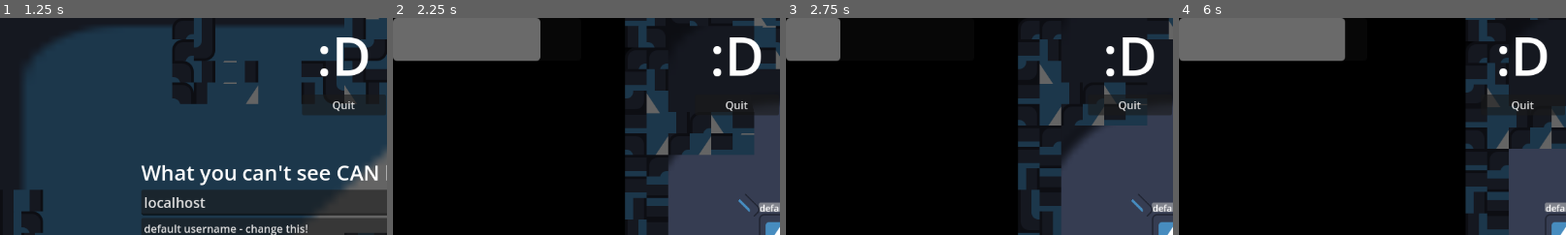
Above: before the commit, frames 1-4 (left to right).
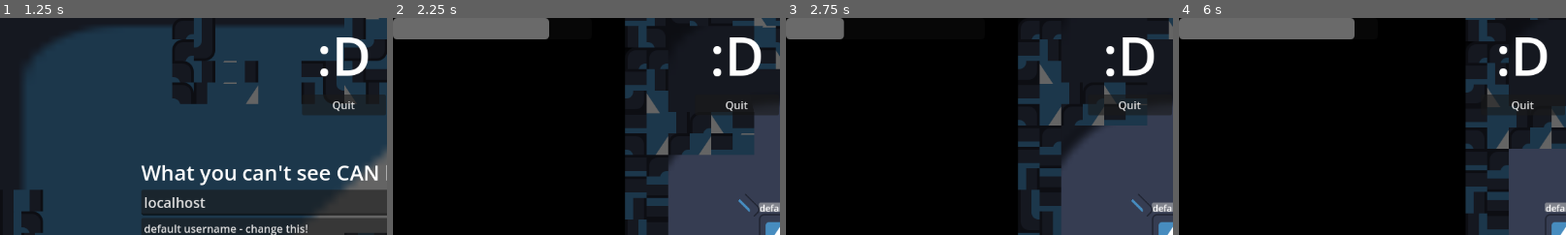
Above: after the commit, the same moments.

Repository: thelegendofmario/wycschy
Game: Godot game, scene res://main.tscn
Same seed, same stepped clock (60 frames per second), same inputs: the game is played once before the commit and once after it. The engine's default icon, where the game draws it, is replaced by a stand-in: a white triangle on a blue panel in a dark square.
Inputs (mouse positions are % of the whole screen's width and height, from its top left):
- Up to frame 1 (1.25 s): tap Enter at 0.5 s; move the mouse to (72, 45) at 0.52 s; hold D (right) from 0.53 s (still down); tap Space (teleport) at 0.6 s
- Up to frame 2 (2.25 s): release D (right) at 1.25 s; click "Host" at 1.25 s; tap Space (teleport) at 2 s; move the mouse to (42, 35) at 2.02 s; hold S (down) from 2.03 s (still down); click (42, 35) at 2.1 s
- Up to frame 3 (2.75 s): keep holding S (down); tap Space (teleport) at 2.3 s
- Up to frame 4 (6 s): move the mouse to (58, 25) at 2.77 s; release S (down) at 2.78 s; hold D (right) 2.78-3.53 s; tap Space (teleport) at 2.85, 3.6, 4.55, 5.1, 5.85 s; move the mouse to (45, 70) at 3.52 s; hold W (up) 3.53-4.28 s; move the mouse to (80, 65) at 4.27 s; hold A (left) 4.28-5.78 s; click (80, 65) at 4.35 s; tap Tab (seeScores) at 4.9 s; move the mouse to (20, 35) at 5.02 s; tap Enter at 5.75 s; move the mouse to (55, 50) at 5.77 s; hold S (down) from 5.78 s (still down)
The pictures show only the part of the screen within x 0-50%, y 0-50%; the shares and areas given below are measured in that part.

Frame 1 is identical in both runs. In frame 2, 4.1% of the frame differs, in the area x 0-41%, y 0-21%; in frame 3, 1.5%; in frame 4, 4.7%, in the area x 0-46%, y 0-21%.
Error in both runs: Out of bounds get index '0' (on base: 'PackedStringArray') (res://main.gd:18)

Commit message:
finished score display

Diff:
--- a/main.gd
+++ b/main.gd
@@ -6,7 +6,7 @@
 @export var PLAYER: PackedScene
 @onready var multiplayer_ui = $UI/Multiplayer
 @onready var end_ui = $UI/EndUI
-var winning_score = 5
+const winning_score = 5
 @export var scores: Array
 #var players : Array[Player] = []
 
--- a/player.gd
+++ b/player.gd
@@ -201,13 +201,28 @@
 
 func compute_scores():
 	var scoresLabels: Array[Label] = []
+	var scores: Array[Array] = []
 	for i: Label in $PlayerCamera/HUD/Control/Control/ScoreContainer.get_children():
 		i.queue_free()
 	for i in Global.players:
+		var scr = str(Global.scores[i.index])
+		scores.append([i.username, scr])
+
+	scores.sort_custom(
+		func(a, b):
+			return a[1]>b[1]
+	)
+
+	for i in scores:
 		var lbl: Label = Label.new()
-		lbl.text = i.username+": "+str(Global.scores[i.index])
-		scoresLabels.append(lbl)
-		#$PlayerCamera/HUD/Control/Control/ScoreContainer.add_child(lbl)
+		var st = ""
+		if i[0] == username:
+			lbl.add_theme_color_override("font_color", Color.RED)
+		if i[1] == str(get_parent().winning_score-1):
+			lbl.add_theme_font_size_override("font_size", 20)
+			st = "!!"
+		lbl.text = st+" "+i[0]+": "+i[1]+" "+st
+		$PlayerCamera/HUD/Control/Control/ScoreContainer.add_child(lbl)
 
 func mouse_entered_exc() -> void:
 	print("mouse entered")
--- a/player_camera.tscn
+++ b/player_camera.tscn
@@ -15,8 +15,8 @@
 
 [node name="VBoxContainer" type="VBoxContainer" parent="HUD/Control"]
 layout_mode = 0
-offset_right = 280.0
-offset_bottom = 64.0
+offset_right = 296.0
+offset_bottom = 32.0
 
 [node name="ProgressBar" type="ProgressBar" parent="HUD/Control/VBoxContainer"]
 layout_mode = 2
@@ -26,10 +26,12 @@
 
 [node name="WarningLabel" type="Label" parent="HUD/Control"]
 layout_mode = 0
-offset_right = 278.0
-offset_bottom = 63.0
-theme_override_font_sizes/font_size = 45
-text = "Visible! Hide!"
+offset_left = 3.0
+offset_top = -3.0
+offset_right = 293.0
+offset_bottom = 60.0
+theme_override_font_sizes/font_size = 25
+text = "Visible! Hide to teleport!"
 
 [node name="Control" type="Control" parent="HUD/Control"]
 layout_mode = 1
